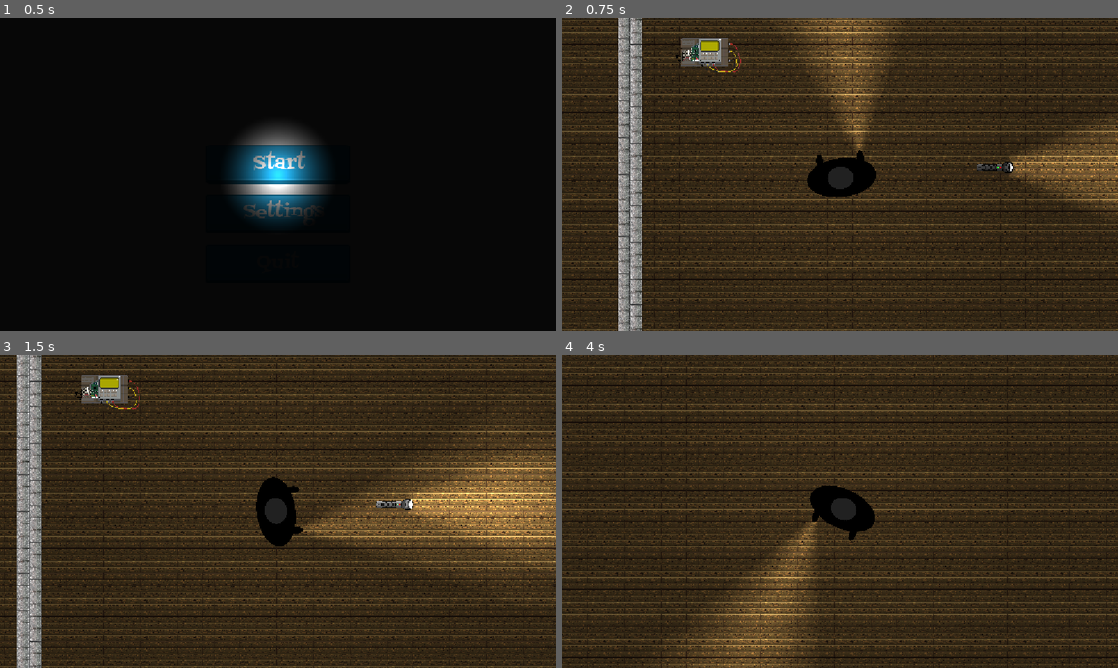
Above: before the commit, frames 1-4 (two rows, left to right).
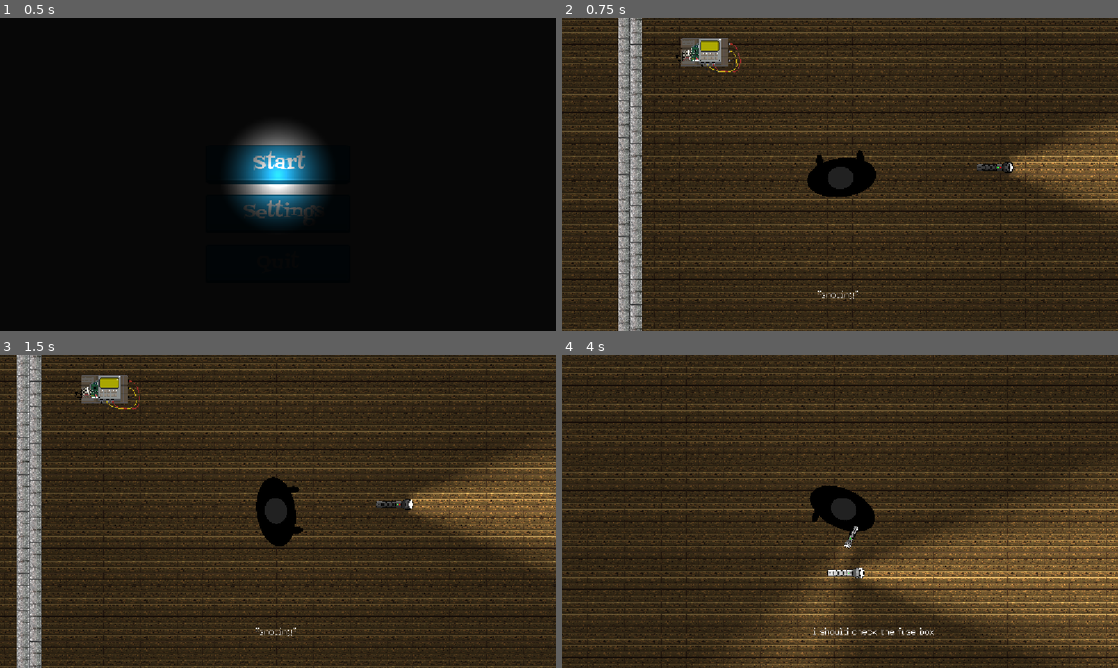
Above: after the commit, the same moments.

Repository: Alimadcorp/GMTK26
Game: Godot game, scene res://menu.tscn
The game is run twice, just before and just after one commit, with the same random seed, the same clock (stepped at 60 frames per second) and the same inputs.
Inputs (mouse positions are in pixels of both pictures, inside the frame that each line leads up to):
- Up to frame 1 (0.5 s): no input
- Up to frame 2 (0.75 s): click "Start" at 0.5 s
- Up to frame 3 (1.5 s): tap Enter at 1.25 s; move the mouse to (400, 495) at 1.27 s; hold Right (right) from 1.28 s (still down); tap Q (drop_item) at 1.35 s; click (400, 495) at 1.42 s
- Up to frame 4 (4 s): move the mouse to (728, 527) at 2.02 s; release Right (right) at 2.03 s; hold S (down) 2.03-2.78 s; click (728, 527) at 2.1 s; move the mouse to (895, 442) at 2.77 s; hold Right (right) 2.78-3.53 s; tap T (toggle_torch) at 2.85 s; move the mouse to (812, 574) at 3.52 s; hold Up (up) from 3.53 s (still down); tap Alt at 3.6 s; click (812, 574) at 3.67 s

Frame 1 is identical in both runs. In frame 2, 3.5% of the frame differs, in the area x 40-61%, y 0-90%; in frame 3, 9.7%; in frame 4, 20%, in the area x 17-100%, y 37-100%.
Error before the commit: Attempt to call function 'get_children' in base 'null instance' on a null instance. (res://scripts/player.gd:113)

Commit message:
refer to label

Diff:
--- a/player.tscn
+++ b/player.tscn
@@ -2,7 +2,6 @@
 
 [ext_resource type="Texture2D" uid="uid://bjr12x1y48d5h" path="res://assets/player.png" id="1_4flbx"]
 [ext_resource type="Script" uid="uid://bdqlr00r0hp8y" path="res://scripts/player.gd" id="1_onrkg"]
-[ext_resource type="Texture2D" uid="uid://rj0qq1had4nd" path="res://cone.jpg" id="3_i3pqv"]
 [ext_resource type="Texture2D" uid="uid://b0uvsk7bd4x2e" path="res://assets/pointer_toon_a.png" id="4_hqtel"]
 [ext_resource type="Texture2D" uid="uid://dgkk220rcjt86" path="res://assets/bomb/pngkey.com-csgo-bomb-png-8268571.png" id="5_2hs0m"]
 [ext_resource type="FontFile" uid="uid://cssl7kt7xmxoh" path="res://assets/bomb/GeistPixel-Regular-VariableFont_ELSH.ttf" id="6_1jxqw"]
@@ -52,17 +51,27 @@
 scale = Vector2(0.6442308, 0.7015873)
 texture = ExtResource("1_4flbx")
 
-[node name="Torch" type="PointLight2D" parent="Sprite" unique_id=731991131]
-position = Vector2(138.53732, 153.93665)
-rotation = -1.5707964
-energy = 1.5
-shadow_enabled = true
-shadow_filter = 1
-texture = ExtResource("3_i3pqv")
-texture_scale = 4.0
+[node name="LHand" type="Node2D" parent="Sprite" unique_id=1954358468]
+position = Vector2(150.95523, -149.66063)
+
+[node name="RHand" type="Node2D" parent="Sprite" unique_id=1004637337]
+position = Vector2(150.95523, 156.78732)
 
 [node name="Camera2D" type="Camera2D" parent="." unique_id=791175761]
 zoom = Vector2(0.4, 0.4)
+
+[node name="Label" type="Label" parent="Camera2D" unique_id=300141399]
+anchors_preset = -1
+anchor_right = 0.132
+anchor_bottom = 0.026
+offset_left = -140.0
+offset_top = 504.0
+offset_right = 119.712036
+offset_bottom = 740.912
+theme_override_fonts/font = ExtResource("6_1jxqw")
+theme_override_font_sizes/font_size = 48
+horizontal_alignment = 1
+vertical_alignment = 1
 
 [node name="CanvasLayer" type="CanvasLayer" parent="." unique_id=1560974741]
 
--- a/scripts/player.gd
+++ b/scripts/player.gd
@@ -7,7 +7,7 @@
 @onready var comp = $Compass
 @onready var l_hand = $Sprite/LHand
 @onready var r_hand = $Sprite/RHand
-@onready var sub_label = $SubLabel
+@onready var sub_label = $Camera2D/Label
 
 # left, right
 var inv: Array = [null, null]
